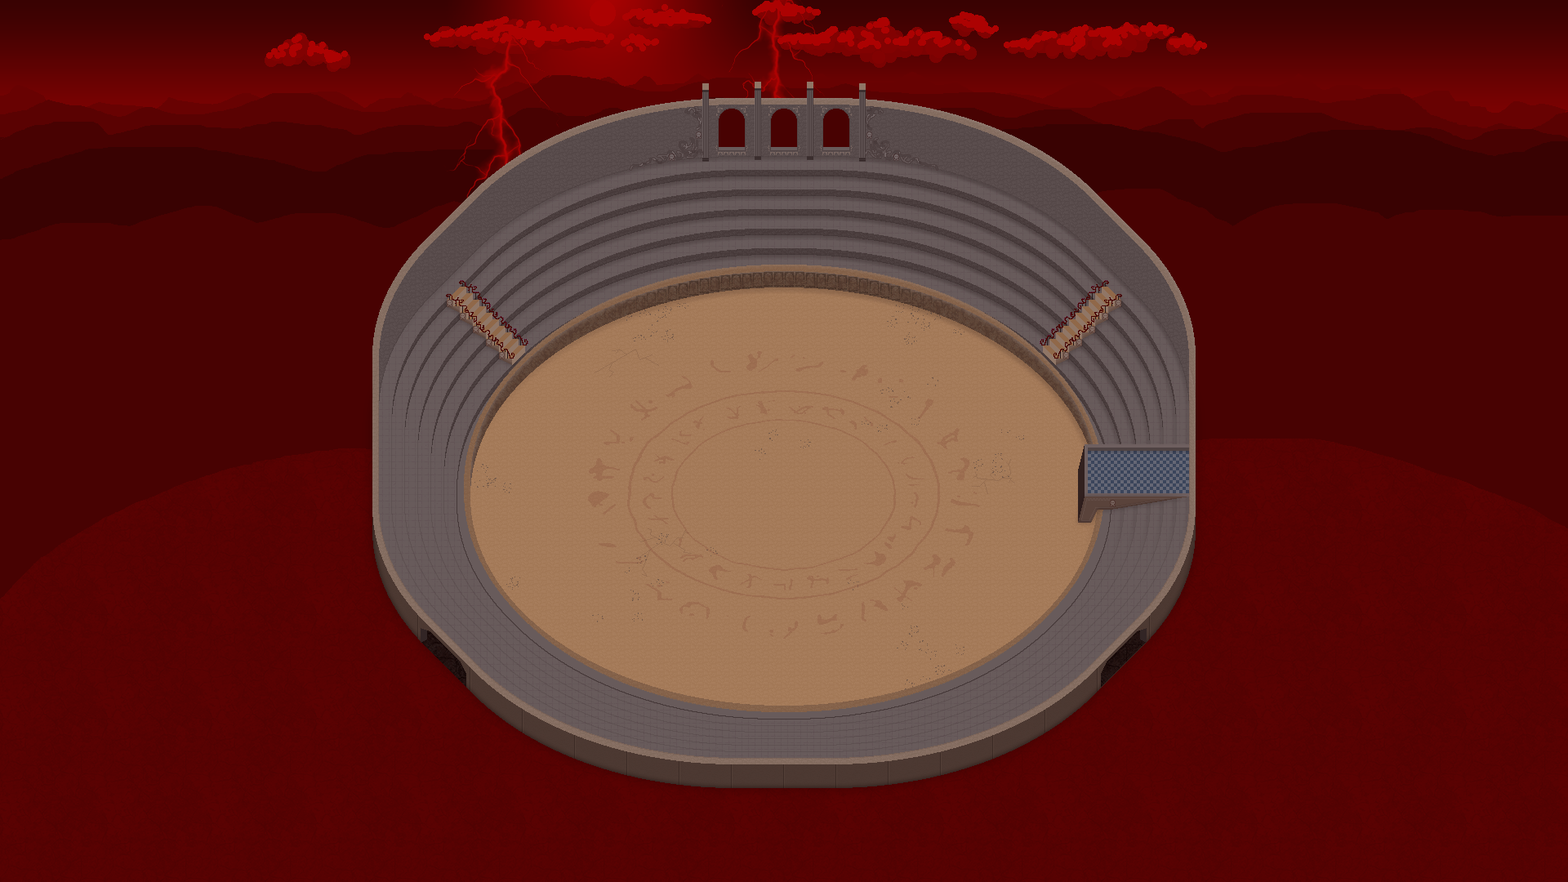
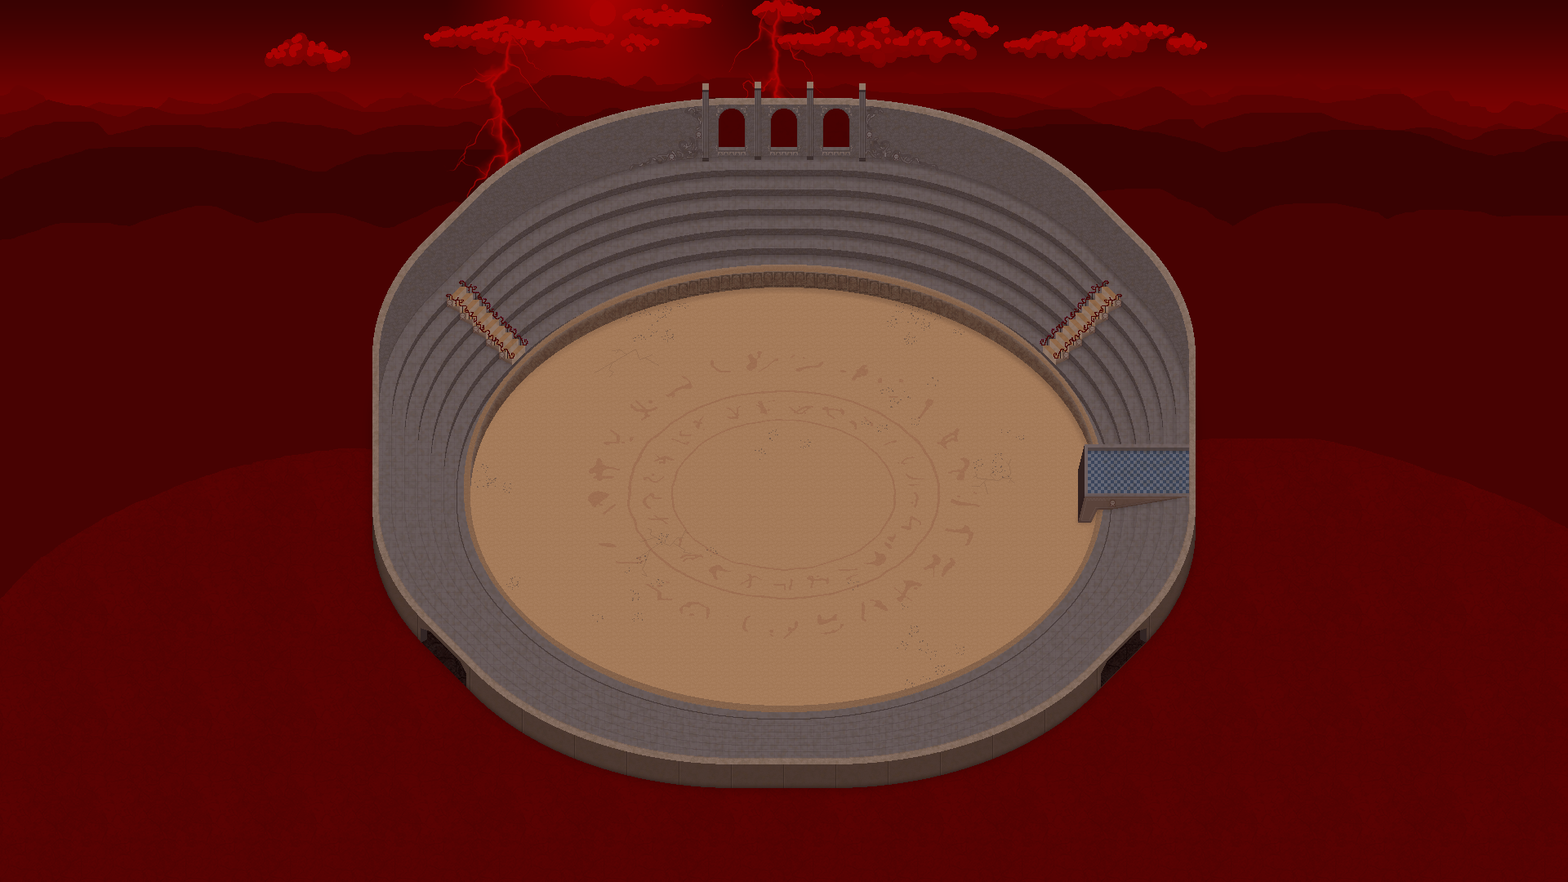
Layers edited between the first and the second 1568 x 882 image:
added layer "GRIME ON ARENA" (darken, 66%) above "DARKEN/REDDEN" over bbox(372, 98, 1196, 789)